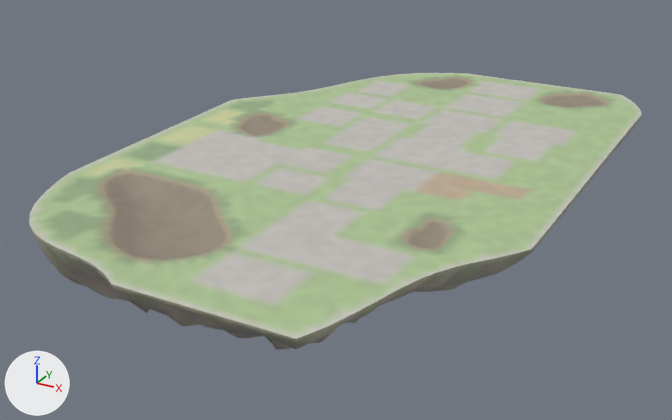
Two versions of the glTF model godot_project/remake/sky/islands/SKY-036.rock.glb, one commit apart.
Rendered twice from a camera (50 mm lens) standing at (172.0, -341.0, 142.0) and looking at (-16.0, 0.0, -29.0). Lighting does not change. The marker at lower left points along +X, +Y and +Z. The first picture is the older version.

Names of what the first picture shows: 'deck-col', 'rock'.
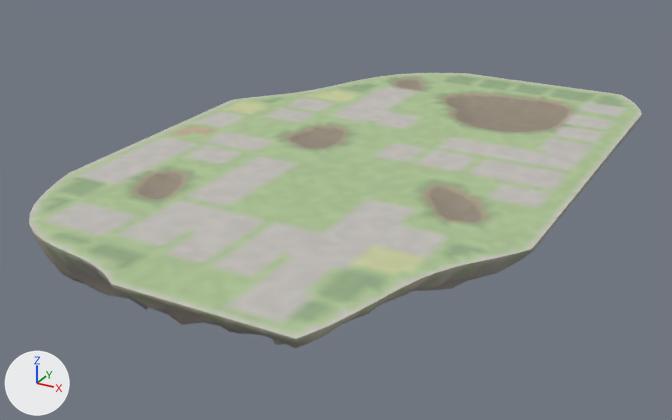
Pixel boxes (x1, y1, x2, y2) of what changed, in the pictures (672 x 420 px; the box of a moved part takes in the faces that stretch with it):
part 1 of me_deck_col, moved or reshaped
    before: (389, 75, 610, 135)
    after: (390, 76, 610, 135)
part 2 of me_deck_col, moved or reshaped
    before: (93, 167, 240, 264)
    after: (93, 168, 240, 264)
part 3 of me_deck_col, moved or reshaped
    before: (230, 112, 353, 149)
    after: (230, 112, 356, 150)
part 4 of me_deck_col, moved or reshaped
    before: (396, 182, 493, 252)
    after: (401, 181, 493, 252)
part 5 of me_deck_col, recoloured
    both: (43, 74, 627, 326)

Diff of the bpy script that builds the scene:
```diff
--- a/godot_project/remake/sky/islands/SKY-036.rock.glb.py
+++ b/godot_project/remake/sky/islands/SKY-036.rock.glb.py
@@ me_deck_col @@
 # used by ob_deck_col; location = (0.0, 0.0, 0.0)
-me_deck_col.from_pydata(...)  # 3631 vertices, 6988 faces; spans x -100.0..92.0, y -144.0..147.0, z -5.0..0.0
+me_deck_col.from_pydata(...)  # 3618 vertices, 6962 faces; spans x -100.0..92.0, y -144.0..147.0, z -5.0..0.0
+# me_deck_col part 1: 152 vertices moved from x -36.0..71.0, y 63.0..135.0, z -2.0..0.0 to x -39.0..68.0, y 62.0..131.0, z -5.0..0.0; 220 vertices removed from x -40.0..71.0, y 63.0..139.0, z -2.0..0.0; 298 vertices added at x -41.0..68.0, y 61.0..135.0, z -5.0..0.0
+# me_deck_col part 2: 106 vertices moved from x -80.0..-4.0, y -124.0..-63.0, z -5.0..0.0 to x -76.0..-8.0, y -121.0..-65.0, z -2.0..0.0; 255 vertices removed from x -82.0..-4.0, y -125.0..-57.0, z -5.0..0.0; 140 vertices added at x -80.0..-8.0, y -125.0..-54.0, z -2.0..0.0
+# me_deck_col part 3: 22 vertices moved from x -76.0..-28.0, y 7.0..19.0, z -2.0..0.0 to x -72.0..-28.0, y 7.0..19.0, z -2.0..0.0; 111 vertices removed from x -76.0..-24.0, y -1.0..30.0, z -2.0..0.0; 113 vertices added at x -76.0..-20.0, y -2.0..28.0, z -2.0..0.0
+# me_deck_col part 4: 15 vertices moved from x 40.0..64.0, y -61.0..-21.0, z -1.0..0.0 to x 38.0..65.0, y -65.0..-21.0, z -2.0..0.0; 81 vertices removed from x 40.0..64.0, y -72.0..-17.0, z -2.0..0.0; 103 vertices added at x 38.0..67.0, y -69.0..-15.0, z -2.0..0.0
+# me_deck_col part 5: 2289 kept faces spanning x -96.0..84.0, y -141.0..147.0, z -5.0..0.0 get new vertex colours
 me_deck_col.materials.append(mat_sky_deck)
```
